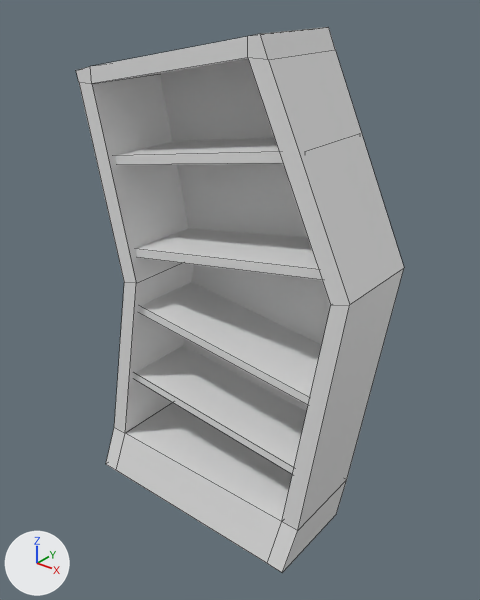
What one commit did to the Blender file BlenderFiles/Props/Bookcases.blend.
Rendered twice from a 50 mm camera at (16.8, -18.7, 23.1) aimed at (0.9, 1.1, 10.8). Every picture has the same lights, and +X, +Y and +Z are marked at lower left. Mesh edges are drawn as thin lines. The same objects are shown in both versions, whatever each file hides.

Objects in the first picture: 'base.003', 'panel.003', 'shelves.003'.
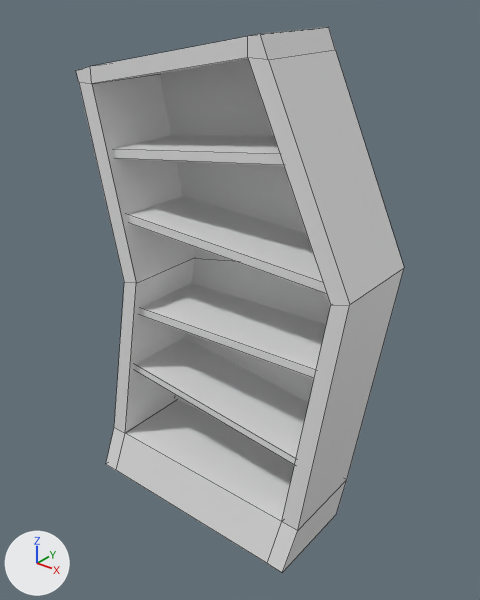
The change, as JSON lines over the scene's bpy script:
```json
{"block": "me_cube_014", "where": "me_cube_014.from_pydata(...)  # 32 vertices, 16 faces; spans x -4.75..6.61, y -0.65..2.93, z -6.41..6.88"}
{"block": "me_cube_014", "where": "# used by ob_shelves_003; location = (0.0, 0.0, 11.12)"}
{"block": "me_cube_014", "change": "me_cube_014 part 1: the loose piece of 8 vertices spanning x -4.75..5.05, y -0.65..2.93, z 4.89..6.88 is turned 2.3 degrees about the y axis through its middle, then moved by (-0.08, 0.0, 0.08)"}
{"block": "me_cube_014", "change": "me_cube_014 part 2: the loose piece of 8 vertices spanning x -3.93..6.61, y -0.65..2.93, z 0.99..3.06 is turned 11.6 degrees about the y axis through its middle, then moved by (-0.11, 0.0, 0.49)"}
{"block": "me_cube_014", "change": "me_cube_014 part 3: the loose piece of 8 vertices spanning x -3.88..6.14, y -0.65..2.93, z -2.76..-1.27 is turned -8.6 degrees about the y axis through its middle, then moved by (0.11, 0.0, 0.61)"}
{"block": "me_cube_014", "change": "me_cube_014 part 4: the loose piece of 8 vertices spanning x -4.58..5.63, y -0.65..2.93, z -6.41..-5.06 is moved by (0.09, 0.0, 0.52)"}
```

Location of each change, (x1, y1, x2, y2) in pixels of the pictures (480 x 600 px; the box of a moved part takes in the faces that stretch with it):
```json
{"object": "shelves.003", "change": "reshaped", "before": [115, 137, 322, 474], "after": [113, 135, 327, 465]}
{"part": 1, "of": "me_cube_014", "change": "moved or reshaped", "before": [115, 137, 283, 165], "after": [113, 135, 283, 165]}
{"part": 2, "of": "me_cube_014", "change": "moved or reshaped", "before": [135, 228, 322, 280], "after": [128, 196, 327, 294]}
{"part": 3, "of": "me_cube_014", "change": "moved or reshaped", "before": [139, 282, 322, 405], "after": [139, 284, 326, 378]}
{"part": 4, "of": "me_cube_014", "change": "moved or reshaped", "before": [134, 346, 307, 474], "after": [135, 337, 308, 465]}
```
